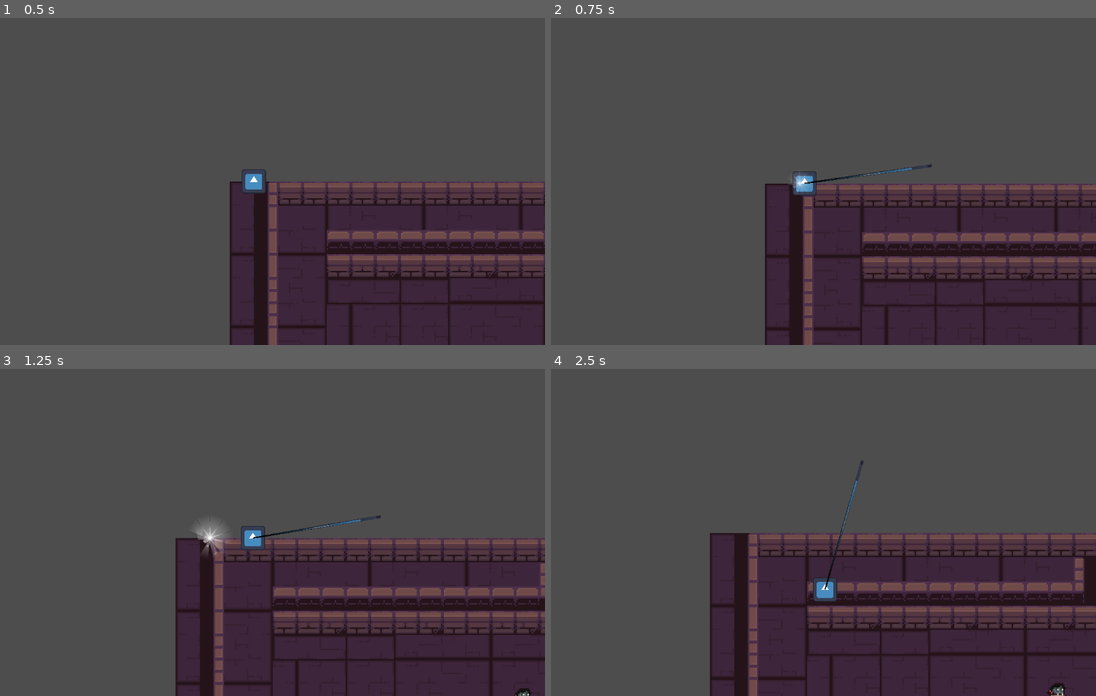
Above: before the commit, frames 1-4 (two rows, left to right).
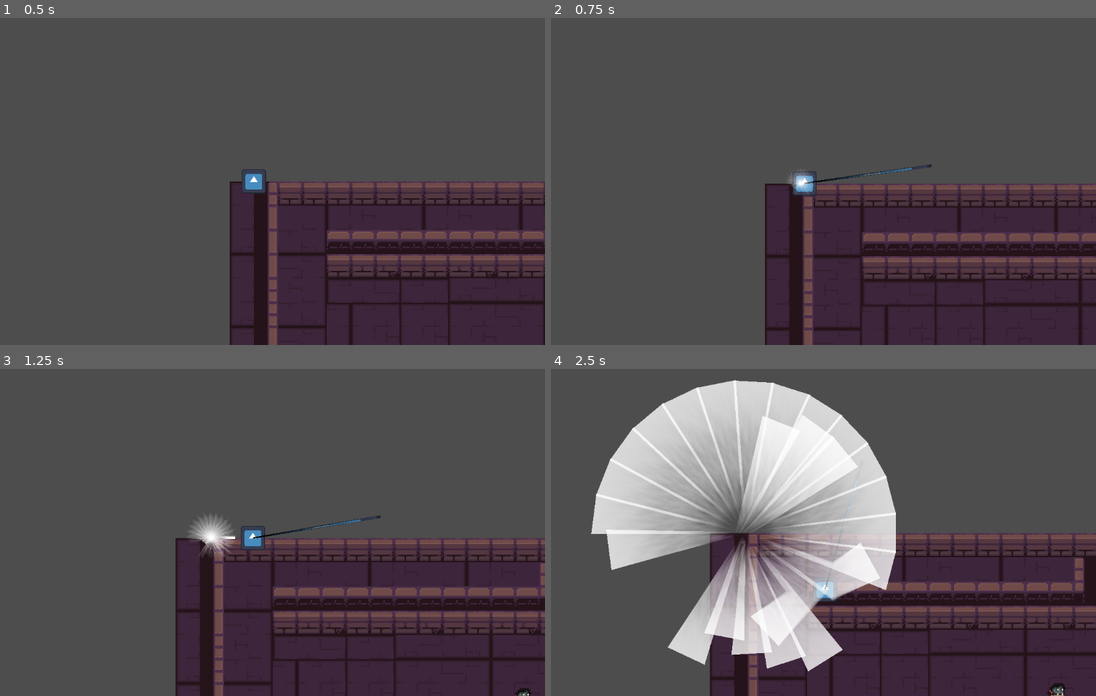
Above: after the commit, the same moments.

Repository: mabanana/winter-jam-2025
Game: Godot game, scene res://levels/level_test.tscn
Same seed, same stepped clock (60 frames per second), same inputs: the game is played once before the commit and once after it. The engine's default icon, where the game draws it, is replaced by a stand-in: a white triangle on a blue panel in a dark square.
Inputs (mouse positions are in pixels of both pictures, inside the frame that each line leads up to):
- Up to frame 1 (0.5 s): no input
- Up to frame 2 (0.75 s): tap Enter at 0.5 s; move the mouse to (932, 165) at 0.52 s; hold Right (right) from 0.53 s (still down); hold Right mouse button (aim) from 0.53 s (still down); click (932, 165) at 0.67 s
- Up to frame 3 (1.25 s): keep holding Right (right); keep holding Right mouse button (aim)
- Up to frame 4 (2.5 s): move the mouse to (687, 548) at 1.27 s; release Right (right) at 1.28 s; release Right mouse button (aim) at 1.28 s; hold S (down) 1.28-2.03 s; right-click (687, 548) at 1.35 s; move the mouse to (861, 460) at 2.02 s; hold Right (right) from 2.03 s (still down); hold Right mouse button (aim) from 2.03 s (still down)

Frame 1 is identical in both runs. In frame 2, 0.1% of the frame differs, in the area x 43-49%, y 46-54%; in frame 3, 0.5%; in frame 4, 32%, in the area x 7-64%, y 3-93%.

Commit message:
Improve emission FX

Diff:
--- a/PlayerController/Player.tscn
+++ b/PlayerController/Player.tscn
@@ -15,7 +15,7 @@
 
 [sub_resource type="Curve" id="Curve_c7efg"]
 _limits = [0.0, 20.0, 0.0, 1.0]
-_data = [Vector2(0, 0.1685394), 0.0, 0.0, 0, 0, Vector2(0.49456525, 2.0224724), 5.3352656, 5.3352656, 0, 0, Vector2(1, 4.719103), 0.0, 0.0, 0, 0]
+_data = [Vector2(0, 0.1685394), 0.0, 0.0, 0, 0, Vector2(0.48913044, 0.8988781), 5.3352656, 5.3352656, 0, 0, Vector2(1, 2.6966305), 0.0, 0.0, 0, 0]
 point_count = 3
 
 [sub_resource type="Gradient" id="Gradient_c7efg"]
@@ -46,11 +46,12 @@
 [node name="SoundEmitter" type="Node" parent="." node_paths=PackedStringArray("raycast", "source")]
 script = ExtResource("5_c7efg")
 raycast = NodePath("../RayCast2D")
-num_rays = 10
+num_rays = 25
 source = NodePath("..")
 curve = SubResource("Curve_c7efg")
 gradient = SubResource("Gradient_c7efg")
 shader = ExtResource("6_1vfqo")
 
 [node name="RayCast2D" type="RayCast2D" parent="."]
+visible = false
 enabled = false
--- a/PlayerController/shader_test.tscn
+++ b/PlayerController/shader_test.tscn
@@ -7,6 +7,22 @@
 [sub_resource type="GradientTexture2D" id="GradientTexture2D_13uwi"]
 gradient = SubResource("Gradient_5wjpa")
 
+[sub_resource type="Curve" id="Curve_l2x7w"]
+_limits = [0.0, 5.0, 0.0, 1.0]
+_data = [Vector2(0.016304344, 0.34831464), 0.0, 0.0, 0, 0, Vector2(1, 5), 0.0, 0.0, 0, 0]
+point_count = 2
+
+[sub_resource type="Gradient" id="Gradient_13uwi"]
+colors = PackedColorArray(1, 1, 1, 1, 0, 0, 0, 1)
+
+[sub_resource type="GradientTexture1D" id="GradientTexture1D_a2cfa"]
+gradient = SubResource("Gradient_13uwi")
+
+[sub_resource type="Gradient" id="Gradient_lsc4h"]
+
+[sub_resource type="GradientTexture2D" id="GradientTexture2D_yf1nl"]
+gradient = SubResource("Gradient_lsc4h")
+
 [node name="Node2D" type="Node2D"]
 
 [node name="Sprite2D" type="Sprite2D" parent="."]
@@ -14,3 +30,16 @@
 position = Vector2(94.5, 54)
 scale = Vector2(3.953125, 2.6875)
 texture = SubResource("GradientTexture2D_13uwi")
+
+[node name="Line2D" type="Line2D" parent="."]
+material = ExtResource("1_l2x7w")
+points = PackedVector2Array(126, 224, 337, 218, 439, 292, 516, 218)
+width_curve = SubResource("Curve_l2x7w")
+texture = SubResource("GradientTexture1D_a2cfa")
+texture_mode = 1
+
+[node name="Polygon2D" type="Polygon2D" parent="."]
+material = ExtResource("1_l2x7w")
+texture = SubResource("GradientTexture2D_yf1nl")
+polygon = PackedVector2Array(493, 66, 483, 130, 674, 179, 737, 105, 652, 25)
+uv = PackedVector2Array(-0.4745617, 0.622386, -0.3679186, 63.91551, 27.053955, 65.69727, 83.234116, 38.82956, 34.924927, 1.080421)
--- a/PlayerController/sound_emitter.gd
+++ b/PlayerController/sound_emitter.gd
@@ -4,11 +4,13 @@
 @export var raycast: RayCast2D
 @export var num_rays := 360
 @export var bounce_dampen := 5.0
+@export var sound_emission_duration := 1.5
 @export var source: Node2D
 @export var scene: Node2D
 @export var curve: Curve
 @export var gradient: Gradient
 @export var shader: ShaderMaterial
+
 
 func _ready():
 	scene = source.get_parent()
@@ -35,23 +37,35 @@
 		var point_array: PackedVector2Array = cast_bouncing_ray(
 			Vector2.RIGHT.rotated(deg_to_rad(degrees)),
 			length)
-		var line2D = Line2D.new()
-		line2D.width_curve = curve
-		line2D.gradient = gradient
-		line2D.material = shader.duplicate()
-		var tween := create_tween()
-		tween.set_trans(Tween.TRANS_QUAD)
-		tween.tween_method(func(progress):
-			line2D.material.set_shader_parameter("progress", progress)
-			, PI/2, PI, 1.5)
-		tween.play()
 
-		var line_points := point_array
-		line_points.insert(0, source.global_position)
-		line2D.default_color = Color(1.0, 1.0, 1.0, 0.2)
-		line2D.points = line_points
-		scene.add_child(line2D)
-		get_tree().create_timer(1.5).timeout.connect(line2D.queue_free)
+		# Make 3 waves and free at the same time
+		for i in range(3):
+			var wave_delay = i*0.33
+			get_tree().create_timer(wave_delay).timeout.connect(func():
+				var line2D = Line2D.new()
+				line2D.width_curve = curve
+				line2D.gradient = gradient
+				line2D.material = shader.duplicate()
+				var tween := create_tween()
+				tween.set_ease(Tween.EASE_IN_OUT)
+				tween.set_trans(Tween.TRANS_SINE)
+				tween.tween_method(func(progress):
+					line2D.material.set_shader_parameter("progress", progress)
+					, PI/2, PI, sound_emission_duration)
+
+				tween.play()
+				get_tree().create_timer(
+					sound_emission_duration + 1 - wave_delay).timeout.connect(line2D.queue_free)
+
+				var line_points := point_array
+				line_points.insert(0, source.global_position)
+				line2D.default_color = Color(1.0, 1.0, 1.0, 0.2)
+				line2D.points = line_points
+				line2D.texture_mode = Line2D.LINE_TEXTURE_STRETCH
+				scene.add_child(line2D)
+				)
+
+
 		if point_array:
 			polygon_array.append_array(point_array)
 	return Geometry2D.convex_hull(polygon_array)
--- a/PlayerController/sound_travel_shader.tres
+++ b/PlayerController/sound_travel_shader.tres
@@ -24,4 +24,4 @@
 shader_parameter/noisiness = 0.8
 shader_parameter/band_width = 0.5
 shader_parameter/color_texture = SubResource("CurveTexture_thjmp")
-shader_parameter/progress = 0.0
+shader_parameter/progress = 1.025
Not shown: 1 places in PlayerController/shader_test.tscn that only renumber resources
